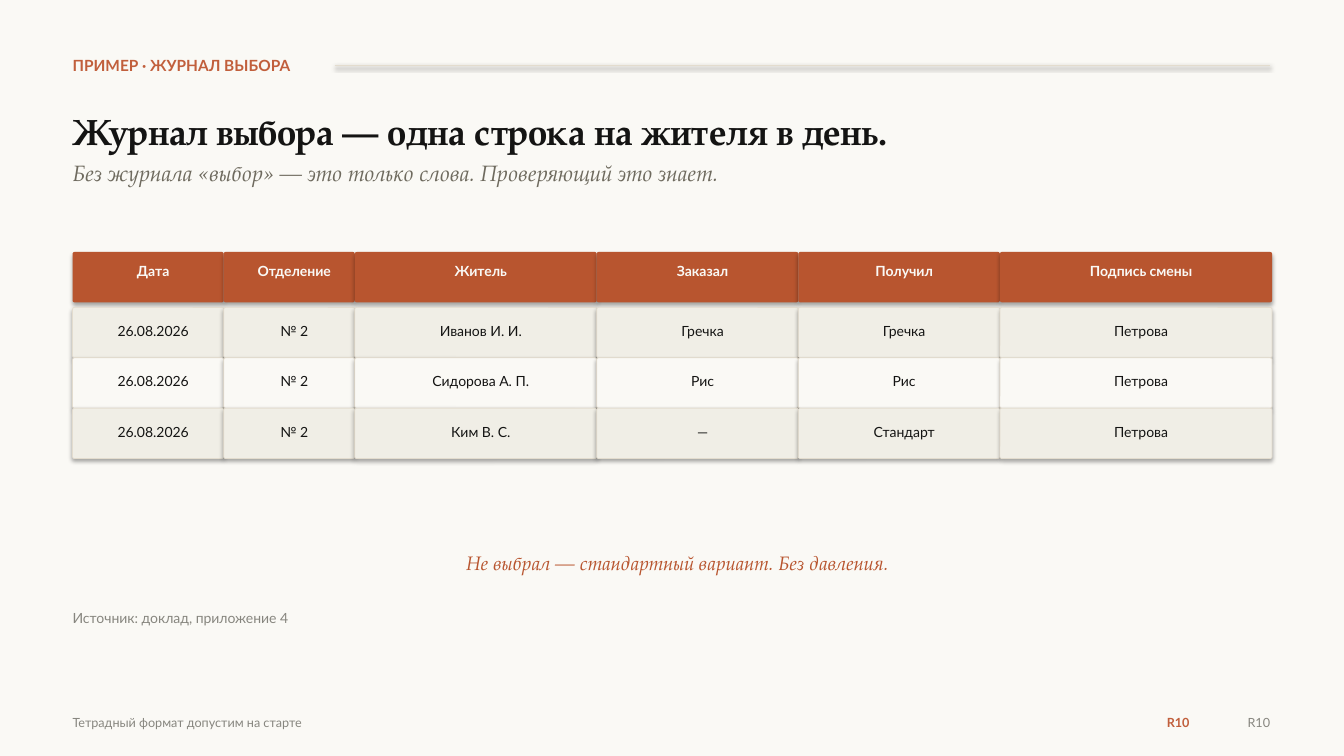
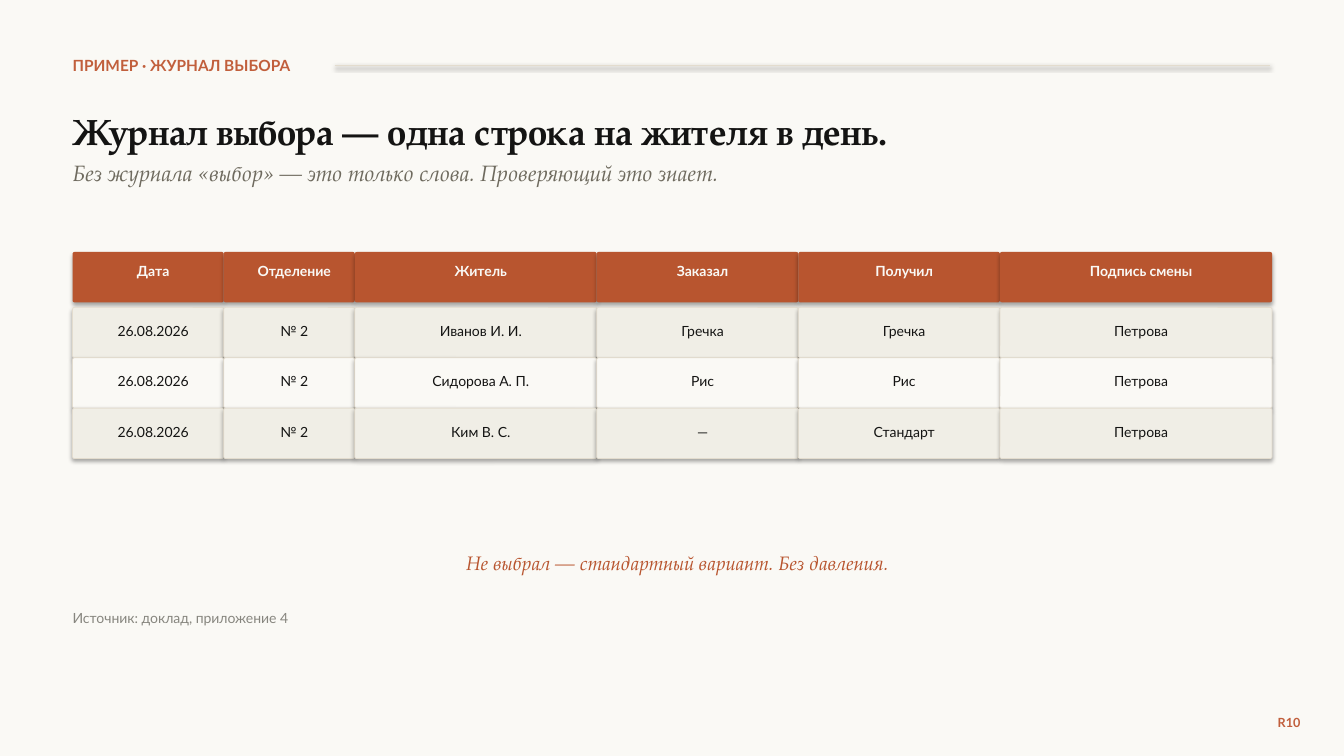
Before and after one commit to qlolp/seminar-variable-food-2026, a slide deck: slide 29 of 02_презентация/презентация_v6/Презентация_v6_Не_просто_накормить.pptx. Drawn at 1344x756 pixels with LibreOffice and Linux fonts; fonts in the diff are those of the drawing. Boxes give left, top, right and bottom in pixels: in the first picture for what was removed or moved away, otherwise in the second. Text is boxed around its words. In the diff, an @@ line names an element or a change of style, - is before the commit and + after.

```diff
--- a/02_презентация/презентация_v6/Презентация_v6_Не_просто_накормить.pptx
+++ b/02_презентация/презентация_v6/Презентация_v6_Не_просто_накормить.pptx
@@ text removed at box(73, 718, 301, 729) @@
-Тетрадный формат допустим на старте
@@ text removed at box(1167, 718, 1190, 727) @@
-R10
@@ text "R10": place and size @@
-text "R10" at box(1248, 718, 1271, 727)
+text "R10" at box(1278, 718, 1301, 727)
@@ text "R10" at box(1278, 718, 1301, 727): text colour #87867F to #C15F3C, bold on @@
```
Also in this commit, not shown: 29 other slides changed, 22 other files.
